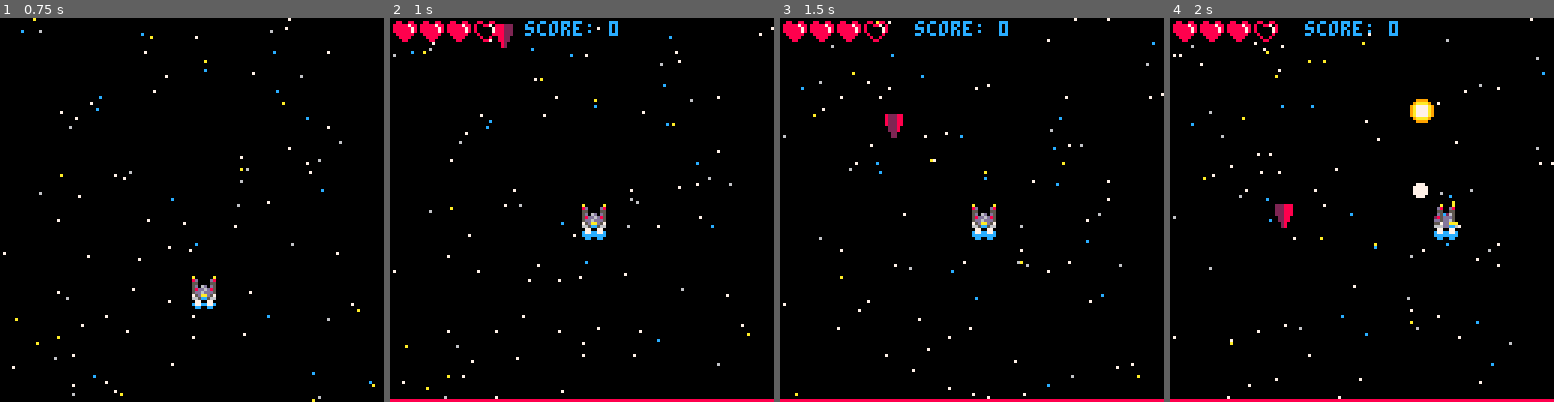
Above: before the commit, frames 1-4 (left to right).
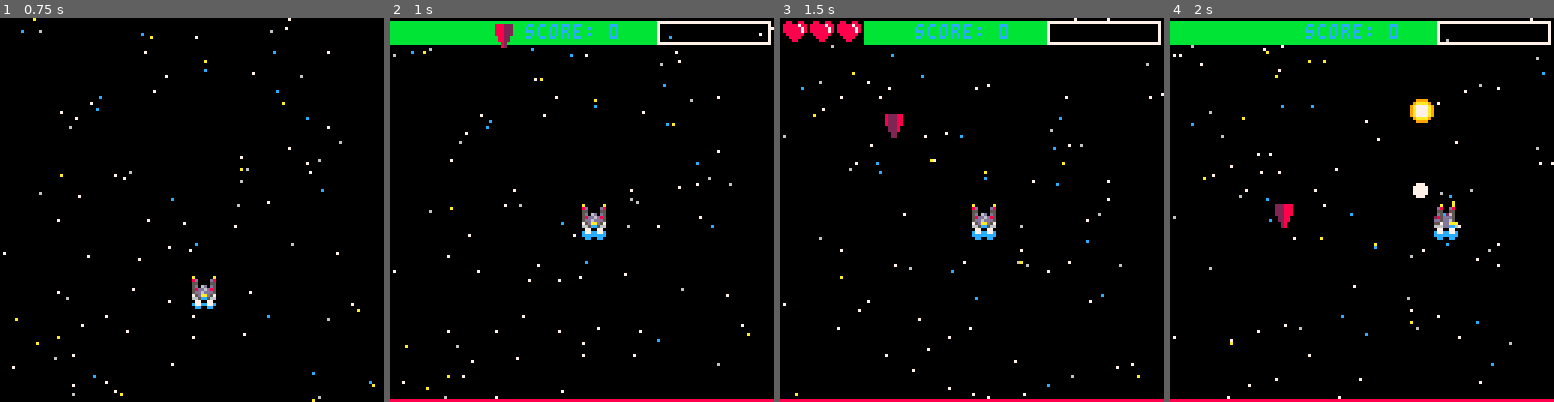
Above: after the commit, the same moments.

Repository: FabioAlfa23/pico-8-lazy-dev-shmup
Game: PICO-8 cartridge shmup.p8
Same seed, same stepped clock (60 frames per second), same inputs: the game is played once before the commit and once after it.
Inputs:
- Up to frame 1 (0.75 s): tap X (X key) at 0.33 s
- Up to frame 2 (1 s): no input
- Up to frame 3 (1.5 s): tap X (X key) at 1.07 s
- Up to frame 4 (2 s): hold Right from 1.6 s (still down); tap X (X key) at 1.85 s

Frame 1 is identical in both runs. In frame 2, 4.5% of the frame differs, in the area x 0-100%, y 0-8%; in frame 3, 3.3%; in frame 4, 4.7%.

Commit message:
added cooldown bar WIP

Diff:
--- a/shmup.p8
+++ b/shmup.p8
@@ -13,6 +13,7 @@
 	star=starinit()
 	mode="start"
 	cd=5
+	cdb=0.25
 end
 
 
@@ -22,17 +23,25 @@
 	if mode=="start" then
 	--start screen state--
 		startupdate()
-		player=playerinit(64,130,2,2,3,4,8,0.5)
+		player=playerinit(64,130,2,2,4,4,8,0.5)
 		elseif mode=="play" then
 	--game loop state--
 		player=playerupdate(player)
 
-		if btnp(❎) then
+		if btnp(❎) and cdb<0 then
 			local mybull={}
-			mybull=bulletinit(player.x,player.y,16,17,7,0,7,5)
+			mybull=bulletinit(player.x,player.y,16,17,7,0,7,5,0.25)
 			sfx(mybull.sound)
 			add(bullet,mybull)
-		end
+			cdb=mybull.cd
+		end
+
+		cdb-=0.03
+
+		if cdb<-1 then
+			cdb=(-1)
+		end
+
 
 		if #enemy<5 and cd>1.5 then
 			local	addnem={}
@@ -85,7 +94,7 @@
 		for i=1,#bullet do
 			bulletdraw(bullet[i],player)
 		end
-		drawui(score,lives,player)
+		drawui(score,lives,player,cdb)
 		rectfill(0,127,128,128,8)
 		for dnem in all(enemy) do
 			enemydraw(dnem)
@@ -195,7 +204,7 @@
 	return flg
 end
 
-function drawui(sc,lives,p)
+function drawui(sc,lives,p,bcd)
 	for i=0,lives-1 do
 		if i<p.hp then
 			spr(14,(i*9)+1,1)
@@ -203,12 +212,14 @@
 			spr(15,(i*9)+1,1)
 		end
 	end
-	print("score: "..flr(p.score),45,1,12)
+	rectfill(89,1,126*-bcd,8,11)
+	rect(89,1,126,8,7)
+	print("score: "..flr(p.score),45,2,12)
 end
 
 
 -->8
-function bulletinit(x,y,t,tf,sp,fx,fsz,ffx)
+function bulletinit(x,y,t,tf,sp,fx,fsz,ffx,cd)
 	local bulletinit={}
 
 	bulletinit.bx=x
@@ -221,6 +232,7 @@
 	bulletinit.sflashsz=fsz
 	bulletinit.flashsz=fsz
 	bulletinit.flashx=ffx
+	bulletinit.cd=cd
 
 	return bulletinit
 end
@@ -246,6 +258,7 @@
 		b.sprite=b.ff
 	end
 
+	--b.cd-=0.03
 	--return b
 end
 
